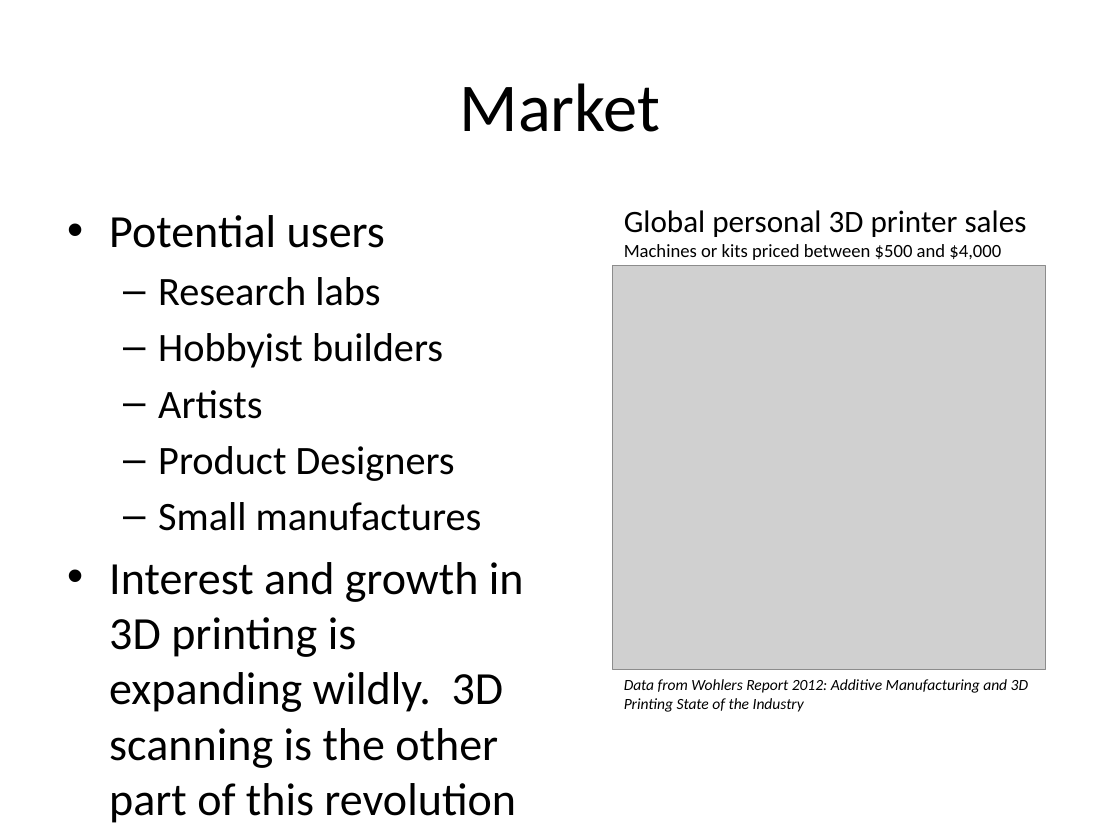
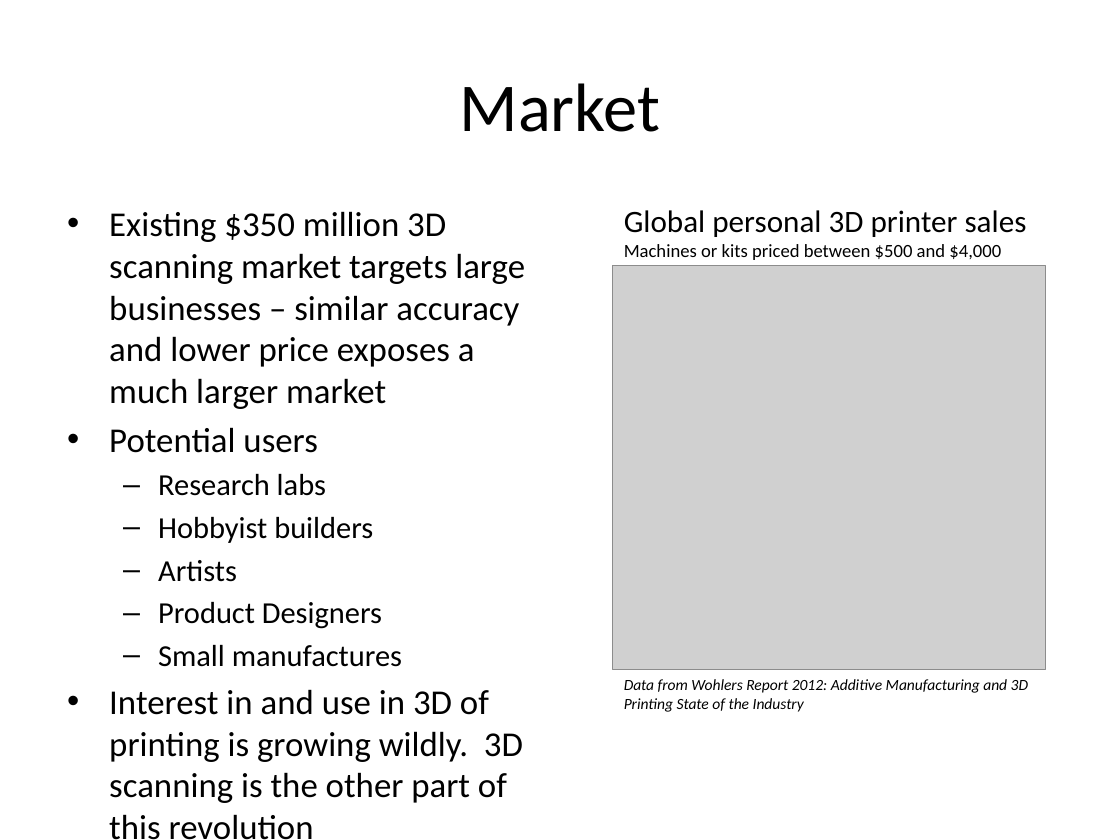
Before and after one commit to troyastorino/dcba, a slide deck: slide 3 of slides/initial-10-slide-pitch.pptx. Drawn at 1120x840 pixels with LibreOffice and Linux fonts; fonts in the diff are those of the drawing; grey boxes stand for pictures. Boxes give left, top, right and bottom in pixels: in the first picture for what was removed or moved away, otherwise in the second. Text is boxed around its words. In the diff, an @@ line names an element or a change of style, - is before the commit and + after.

Commit message:
Changed Gus's picture, made a few edits to Vision and Market, reformatted relevant technology advances

```diff
--- a/slides/initial-10-slide-pitch.pptx
+++ b/slides/initial-10-slide-pitch.pptx
@@ text at (109,211,525,409): paragraph added @@
+• Existing $350 million 3D scanning market targets large businesses – similar accuracy and lower price exposes a much larger market
@@ text at (109,427,402,667): size 29.6 to 22.4 pt in "Potential users"; size 25.9 to 19.6 pt in "Research labs", "Hobbyist builders", "Artists", "Product Designers" and 1 more places; less space between paragraphs @@
@@ text at (109,689,523,840): text changed; size 29.6 to 22.4 pt @@
-• Interest and growth in 3D printing is expanding wildly. 3D scanning is the other part of this revolution
+• Interest in and use in 3D of printing is growing wildly. 3D scanning is the other part of this revolution
```
Also in this commit, not shown: 4 other slides changed.
